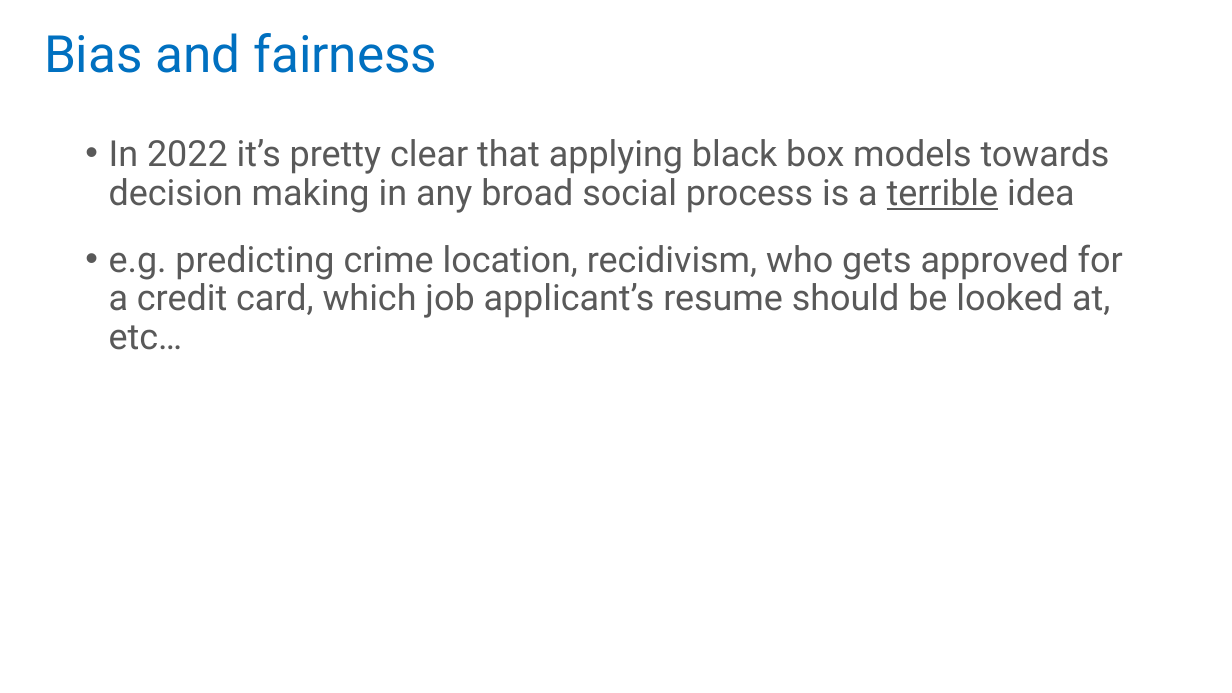
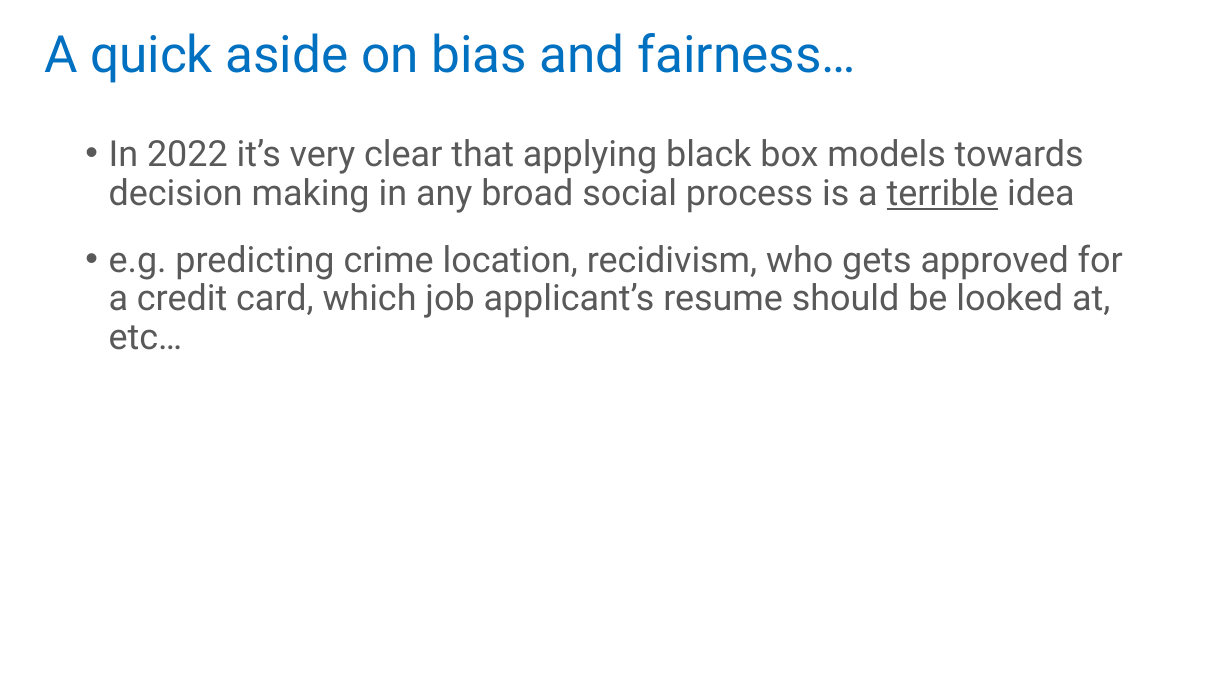
Before and after one commit to ronikobrosly/scipy_2022_causal_inference_tutorial, a slide deck: slide 41 of slides/tutorial_slides.pptx. Drawn at 1232x693 pixels with LibreOffice and Linux fonts; fonts in the diff are those of the drawing. Boxes give left, top, right and bottom in pixels: in the first picture for what was removed or moved away, otherwise in the second. Text is boxed around its words. In the diff, an @@ line names an element or a change of style, - is before the commit and + after.

Commit message:
small updates to slides

```diff
--- a/slides/tutorial_slides.pptx
+++ b/slides/tutorial_slides.pptx
@@ title at (44,33,856,83): text changed @@
-Bias and fairness
+A quick aside on bias and fairness…
@@ text at (109,139,1084,213): text changed @@
-• In 2022 it’s pretty clear that applying black box models towards decision making in any broad social process is a terrible idea
+• In 2022 it’s very clear that applying black box models towards decision making in any broad social process is a terrible idea
```
Also in this commit, not shown: 1 other slide changed.
